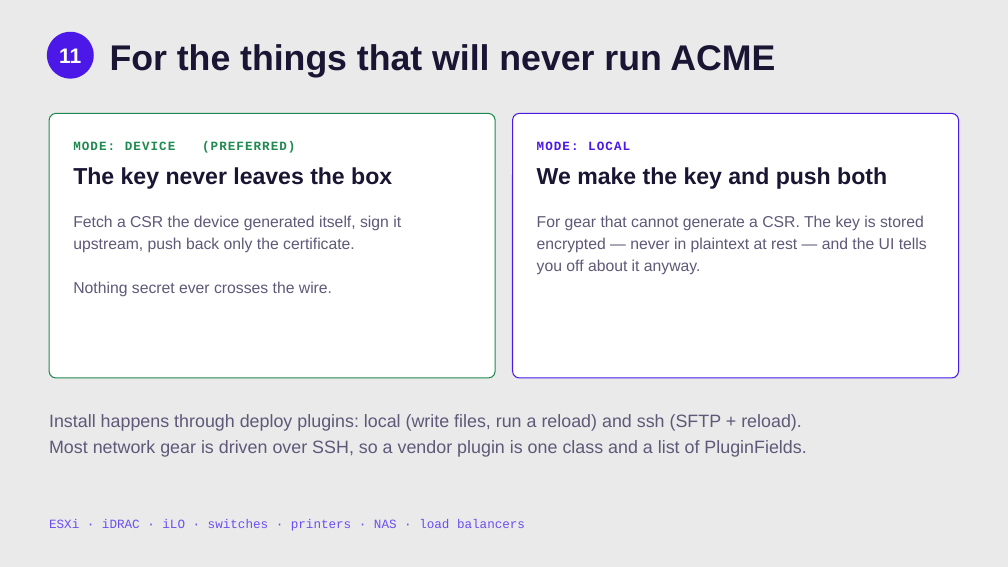
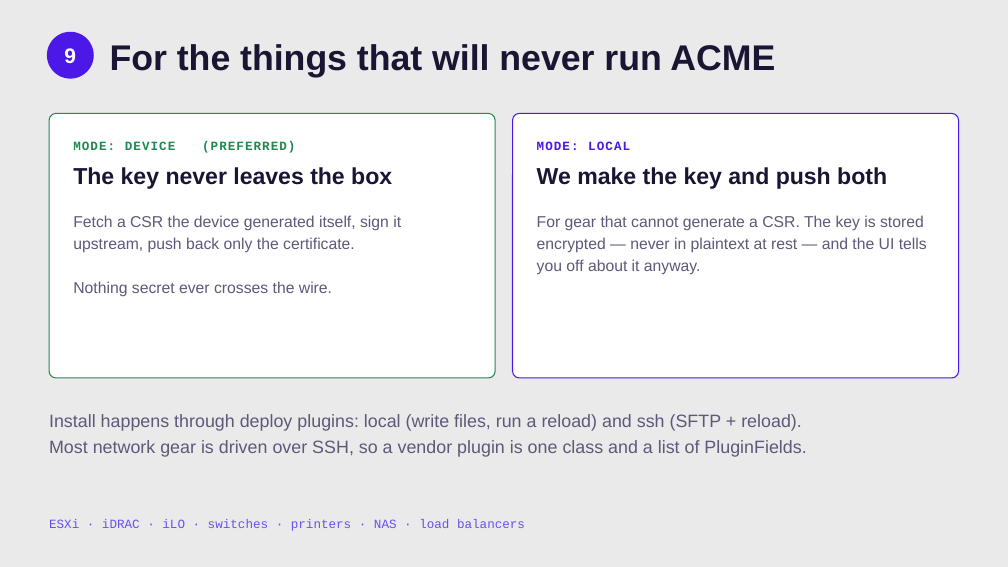
Before and after one commit to smallsam/acme-lan, a slide deck: slide 11 of talks/pycon-au-2026/acme-lan-pycon-au-2026.pptx (slide 14 before the commit). Drawn at 1008x567 pixels with LibreOffice and Linux fonts; fonts in the diff are those of the drawing. Boxes give left, top, right and bottom in pixels: in the first picture for what was removed or moved away, otherwise in the second. Text is boxed around its words. In the diff, an @@ line names an element or a change of style, - is before the commit and + after.

```diff
--- a/talks/pycon-au-2026/acme-lan-pycon-au-2026.pptx
+++ b/talks/pycon-au-2026/acme-lan-pycon-au-2026.pptx
@@ text at [64,48,76,63]: text changed @@
-11
+9
```
Also in this commit, not shown: 6 other slides changed, 6 slides added, 8 slides removed, 4 other files.
